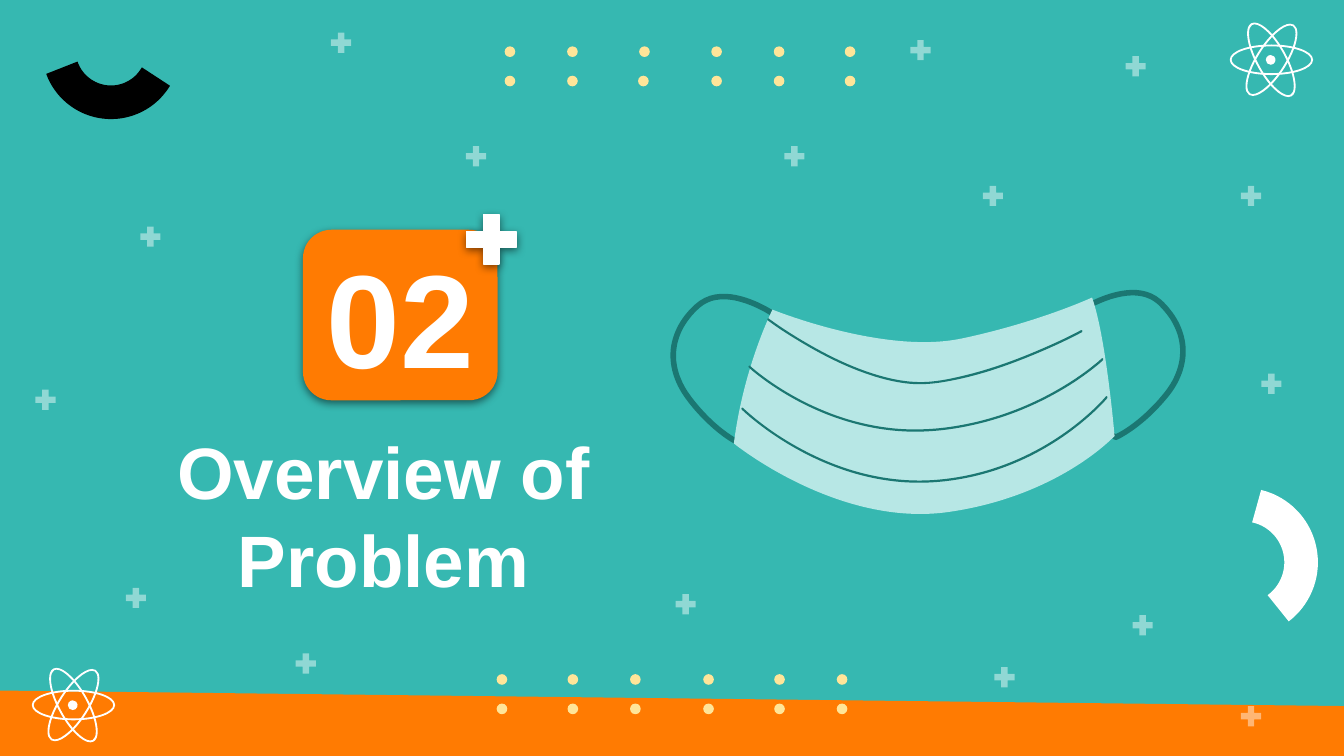
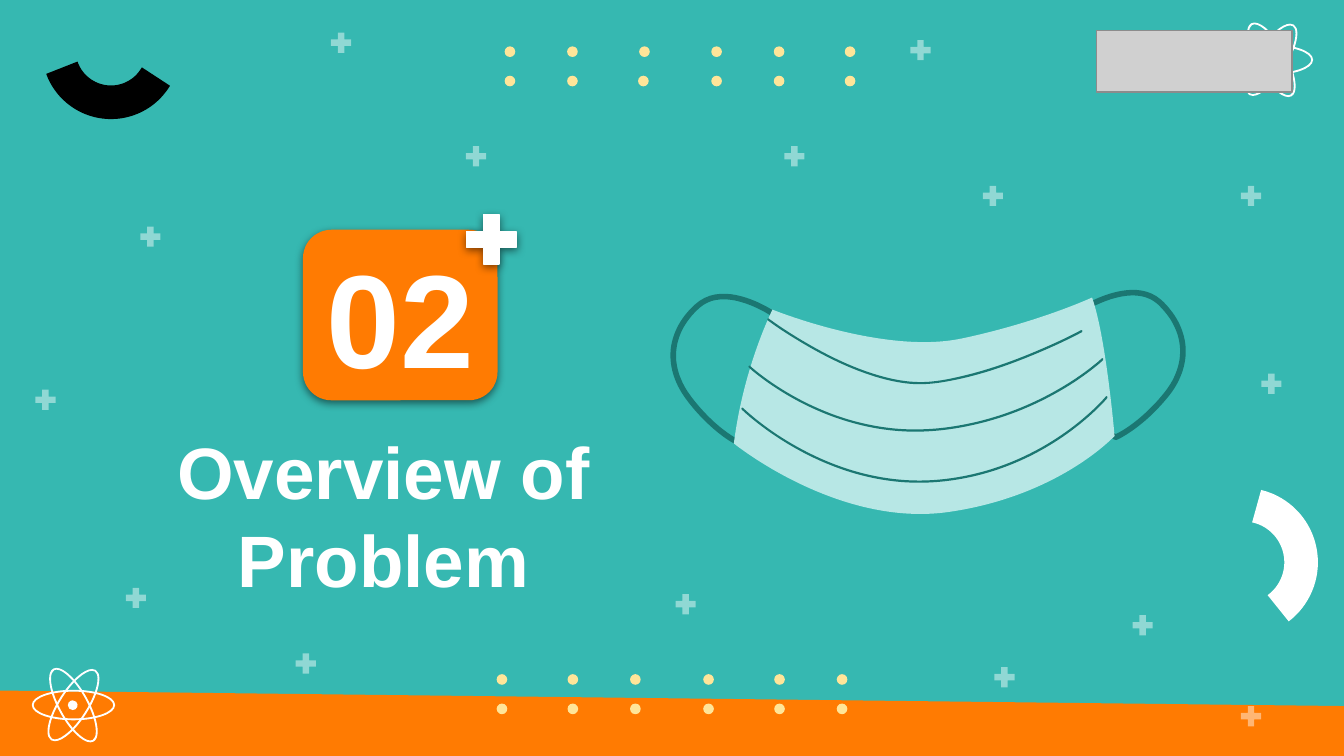
Before and after one commit to Chandel-Akshat/Insta_Care-MERN-, a slide deck: slide 2 of Instacare PPT.pptx. Drawn at 1344x756 pixels with LibreOffice and Linux fonts; fonts in the diff are those of the drawing; grey boxes stand for pictures. Boxes give left, top, right and bottom in pixels: in the first picture for what was removed or moved away, otherwise in the second. Text is boxed around its words. In the diff, an @@ line names an element or a change of style, - is before the commit and + after.

Commit message:
changes done in PPT

```diff
--- a/Instacare PPT.pptx
+++ b/Instacare PPT.pptx
@@ picture added at box(1097, 31, 1292, 93) @@
@@ plus sign removed at box(1122, 52, 1149, 79) @@
@@ freeform shape removed at box(1266, 55, 1277, 65) @@
```
Also in this commit, not shown: 9 other slides changed.
